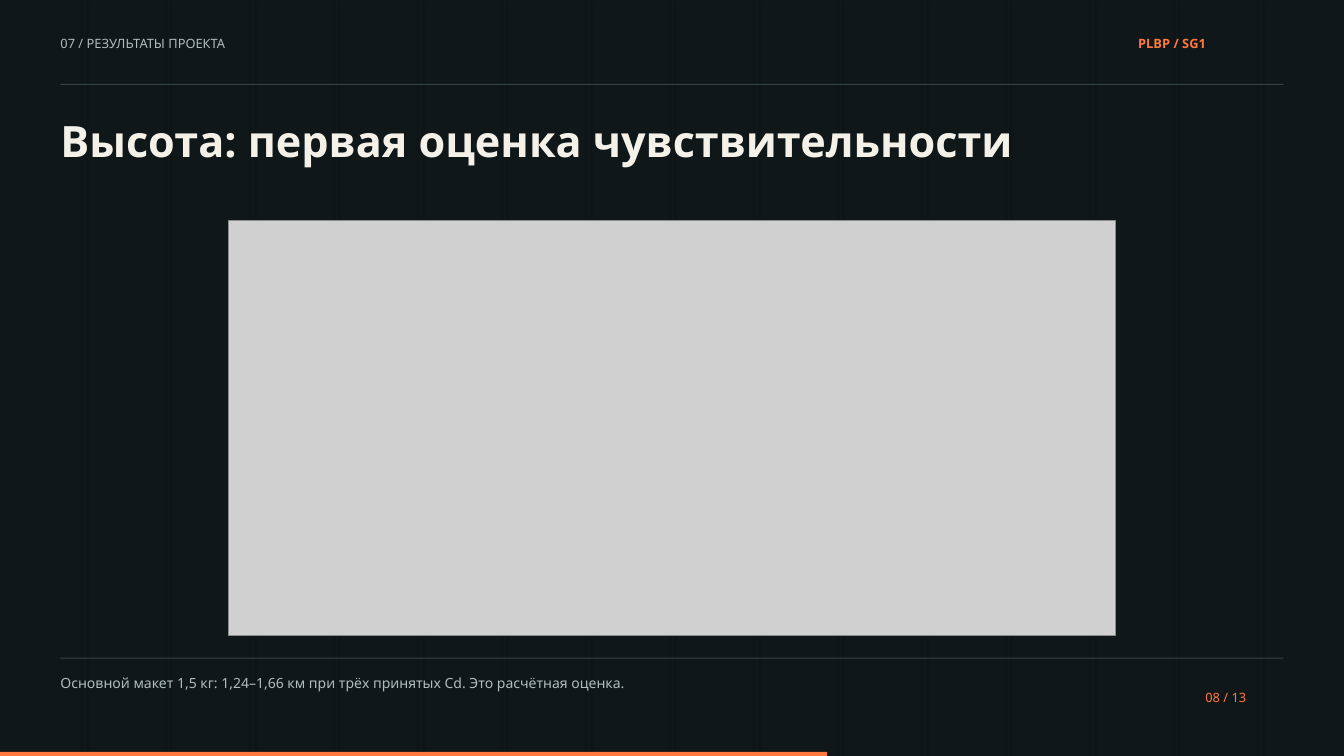
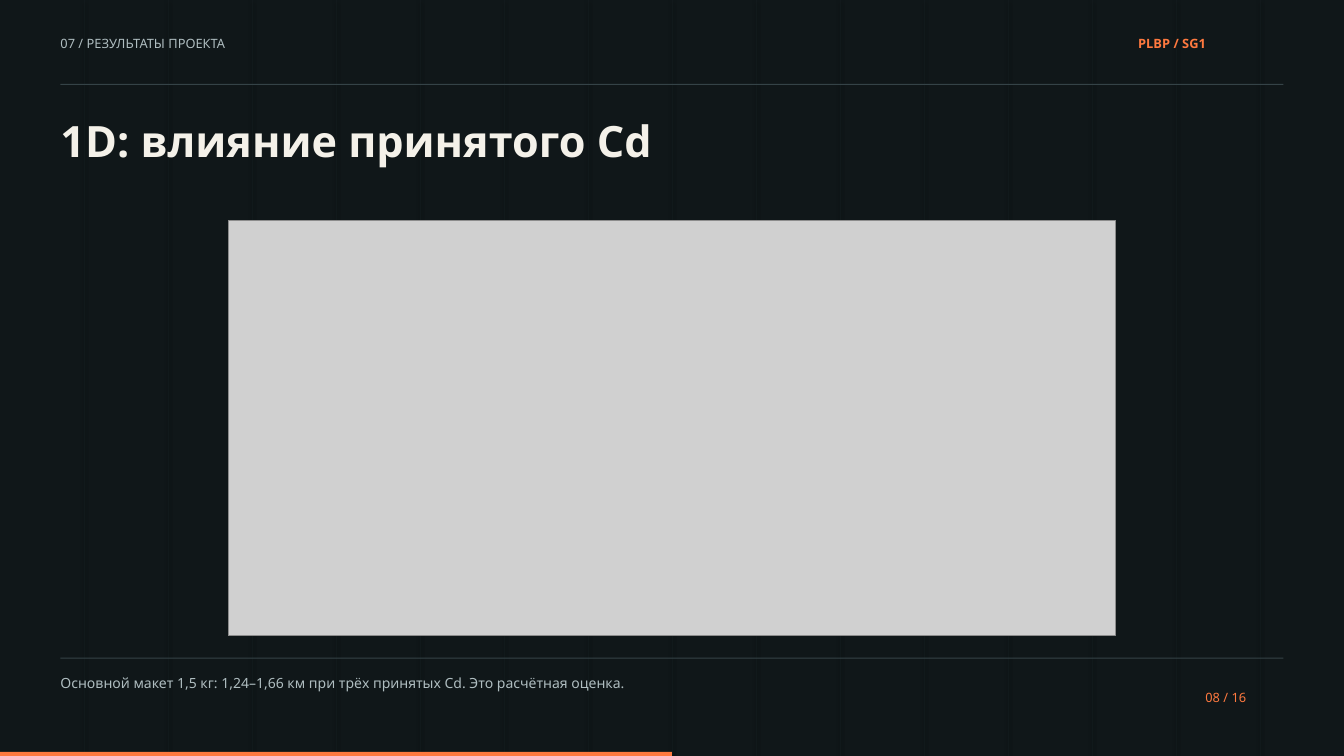
Before and after one commit to Ogonec17/Rocket, a slide deck: slide 8 of presentation/PLBP-SG1.pptx. Drawn at 1344x756 pixels with LibreOffice and Linux fonts; fonts in the diff are those of the drawing; grey boxes stand for pictures. Boxes give left, top, right and bottom in pixels: in the first picture for what was removed or moved away, otherwise in the second. Text is boxed around its words. In the diff, an @@ line names an element or a change of style, - is before the commit and + after.

```diff
--- a/presentation/PLBP-SG1.pptx
+++ b/presentation/PLBP-SG1.pptx
@@ text at (60, 124, 652, 168): text changed @@
-Высота: первая оценка чувствительности
+1D: влияние принятого Cd
@@ text at (1205, 692, 1247, 702): text changed @@
-08 / 13
+08 / 16
@@ rectangle: place and size @@
-rectangle at (0, 752, 827, 756)
+rectangle at (0, 752, 672, 756)
```
Also in this commit, not shown: 12 other slides changed, 3 slides added, 17 other files.
